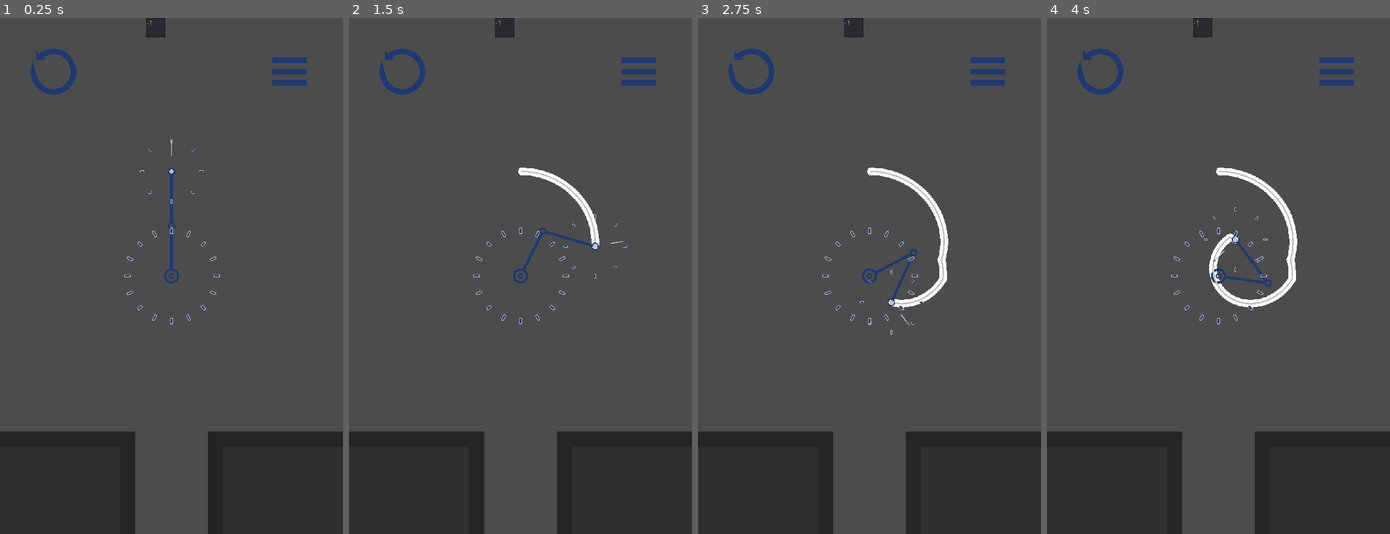
Above: before the commit, frames 1-4 (left to right).
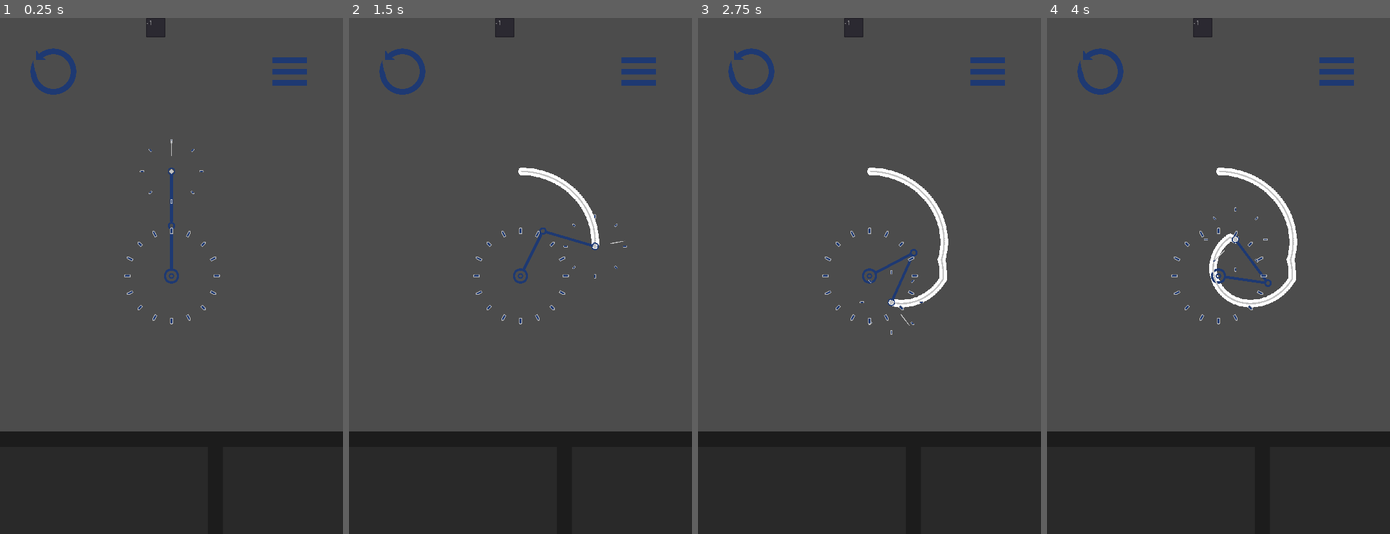
Above: after the commit, the same moments.

Repository: Synaxin/Pendulous
Game: Godot game, scene res://scenes/PendulumWrite.tscn
Two runs of this game, one before a commit and one after it. Both use one fixed random seed, a clock stepped at 60 frames per second and the inputs below. This scene is started directly instead of the project's main scene.
Inputs (mouse positions are in pixels of both pictures, inside the frame that each line leads up to):
- Up to frame 1 (0.25 s): no input
- Up to frame 2 (1.5 s): tap Enter (Write) at 0.5, 0.6, 1.35 s; move the mouse to (595, 250) at 0.52 s; hold D (rotate_right) 0.53-1.28 s; click (595, 250) at 0.67 s; move the mouse to (451, 301) at 1.27 s; hold A (rotate_left) from 1.28 s (still down)
- Up to frame 3 (2.75 s): move the mouse to (903, 162) at 2.02 s; release A (rotate_left) at 2.03 s; hold D (rotate_right) from 2.03 s (still down); tap Enter (Write) at 2.1 s
- Up to frame 4 (4 s): move the mouse to (1201, 379) at 2.77 s; tap Enter (Write) at 2.85, 3.6 s; click (1201, 379) at 2.92 s; move the mouse to (1321, 353) at 3.52 s; release D (rotate_right) at 3.53 s; hold A (rotate_left) from 3.53 s (still down)

The runs differ from the first frame. In frame 1, 4.2% of the frame differs, in the area x 39-61%, y 80-100%; in frame 2, 4.2%; in frame 3, 4.2%; in frame 4, 4.2%.

Commit message:
Add files via upload

Diff:
--- /dev/null
+++ b/scenes/assets/CompleteMenu.tscn
@@ -0,0 +1,192 @@
+[gd_scene load_steps=11 format=2]
+
+[ext_resource path="res://art/UI/Play_Button.png" type="Texture" id=1]
+[ext_resource path="res://OpenSans-VariableFont_wdth,wght.ttf" type="DynamicFontData" id=2]
+[ext_resource path="res://LevelSelect.tres" type="StyleBox" id=3]
+[ext_resource path="res://scripts/CompleteMenu.gd" type="Script" id=4]
+[ext_resource path="res://art/UI/Play_Button_Lock.png" type="Texture" id=5]
+[ext_resource path="res://art/UI/DisplayButton.png" type="Texture" id=6]
+
+[sub_resource type="Theme" id=1]
+/fonts/v = null
+
+[sub_resource type="DynamicFont" id=2]
+size = 60
+outline_size = 2
+use_filter = true
+font_data = ExtResource( 2 )
+
+[sub_resource type="DynamicFont" id=4]
+size = 30
+outline_size = 1
+use_filter = true
+font_data = ExtResource( 2 )
+
+[sub_resource type="DynamicFont" id=3]
+size = 30
+outline_size = 1
+outline_color = Color( 0.878431, 0.52549, 0, 1 )
+use_filter = true
+font_data = ExtResource( 2 )
+
+[node name="CompleteMenu" type="Control"]
+anchor_left = 0.5
+anchor_top = 0.5
+anchor_right = 0.5
+anchor_bottom = 0.5
+margin_left = -360.0
+margin_top = -540.0
+margin_right = 360.0
+margin_bottom = 540.0
+script = ExtResource( 4 )
+
+[node name="CanvasLayer" type="CanvasLayer" parent="."]
+layer = 9
+visible = false
+
+[node name="Panel" type="Panel" parent="CanvasLayer"]
+anchor_left = 0.5
+anchor_top = 0.5
+anchor_right = 0.5
+anchor_bottom = 0.5
+margin_left = -270.0
+margin_top = -405.0
+margin_right = 450.0
+margin_bottom = 675.0
+rect_scale = Vector2( 0.75, 0.75 )
+custom_styles/panel = ExtResource( 3 )
+
+[node name="DisplayButton" type="TouchScreenButton" parent="CanvasLayer/Panel"]
+position = Vector2( 104, 150 )
+z_index = 10
+normal = ExtResource( 1 )
+
+[node name="Text" type="Label" parent="CanvasLayer/Panel/DisplayButton"]
+margin_right = 512.0
+margin_bottom = 128.0
+theme = SubResource( 1 )
+custom_colors/font_color = Color( 0.803922, 0.803922, 0.803922, 1 )
+custom_colors/font_outline_modulate = Color( 0.803922, 0.803922, 0.803922, 1 )
+custom_colors/font_color_shadow = Color( 0.803922, 0.803922, 0.803922, 1 )
+custom_fonts/font = SubResource( 2 )
+text = "View Drawing"
+align = 1
+valign = 1
+
+[node name="NextLevelButton" type="TouchScreenButton" parent="CanvasLayer/Panel"]
+position = Vector2( 104, 375 )
+z_index = 10
+normal = ExtResource( 1 )
+
+[node name="Text" type="Label" parent="CanvasLayer/Panel/NextLevelButton"]
+margin_right = 512.0
+margin_bottom = 128.0
+theme = SubResource( 1 )
+custom_colors/font_color = Color( 0.803922, 0.803922, 0.803922, 1 )
+custom_colors/font_outline_modulate = Color( 0.803922, 0.803922, 0.803922, 1 )
+custom_colors/font_color_shadow = Color( 0.803922, 0.803922, 0.803922, 1 )
+custom_fonts/font = SubResource( 2 )
+text = "Next Level"
+align = 1
+valign = 1
+
+[node name="Lock" type="Sprite" parent="CanvasLayer/Panel/NextLevelButton"]
+position = Vector2( 0, -0.333313 )
+texture = ExtResource( 5 )
+offset = Vector2( 256, 64 )
+
+[node name="RetryButton" type="TouchScreenButton" parent="CanvasLayer/Panel"]
+position = Vector2( 104, 600 )
+z_index = 10
+normal = ExtResource( 1 )
+
+[node name="Text" type="Label" parent="CanvasLayer/Panel/RetryButton"]
+margin_right = 512.0
+margin_bottom = 128.0
+theme = SubResource( 1 )
+custom_colors/font_color = Color( 0.803922, 0.803922, 0.803922, 1 )
+custom_colors/font_outline_modulate = Color( 0.803922, 0.803922, 0.803922, 1 )
+custom_colors/font_color_shadow = Color( 0.803922, 0.803922, 0.803922, 1 )
+custom_fonts/font = SubResource( 2 )
+text = "Retry"
+align = 1
+valign = 1
+
+[node name="LevelSelectButton" type="TouchScreenButton" parent="CanvasLayer/Panel"]
+position = Vector2( 104, 825 )
+z_index = 10
+normal = ExtResource( 1 )
+
+[node name="Text" type="Label" parent="CanvasLayer/Panel/LevelSelectButton"]
+margin_right = 512.0
+margin_bottom = 128.0
+theme = SubResource( 1 )
+custom_colors/font_color = Color( 0.803922, 0.803922, 0.803922, 1 )
+custom_colors/font_outline_modulate = Color( 0.803922, 0.803922, 0.803922, 1 )
+custom_colors/font_color_shadow = Color( 0.803922, 0.803922, 0.803922, 1 )
+custom_fonts/font = SubResource( 2 )
+text = "Level Select"
+align = 1
+valign = 1
+
+[node name="AccuracyText" type="Label" parent="CanvasLayer/Panel"]
+margin_left = 104.0
+margin_right = 616.0
+margin_bottom = 128.0
+theme = SubResource( 1 )
+custom_colors/font_color = Color( 0.803922, 0.803922, 0.803922, 1 )
+custom_colors/font_outline_modulate = Color( 0.803922, 0.803922, 0.803922, 1 )
+custom_colors/font_color_shadow = Color( 0.803922, 0.803922, 0.803922, 1 )
+custom_fonts/font = SubResource( 2 )
+text = "Accuracy: 100"
+align = 1
+valign = 1
+
+[node name="NextLevelText" type="Label" parent="CanvasLayer/Panel"]
+margin_left = 56.0
+margin_top = 261.333
+margin_right = 656.0
+margin_bottom = 389.333
+theme = SubResource( 1 )
+custom_colors/font_color = Color( 0.803922, 0.803922, 0.803922, 1 )
+custom_colors/font_outline_modulate = Color( 0.803922, 0.803922, 0.803922, 1 )
+custom_colors/font_color_shadow = Color( 0.803922, 0.803922, 0.803922, 1 )
+custom_fonts/font = SubResource( 4 )
+text = "Reach 70 Accuracy to unlock the next level!"
+align = 1
+valign = 1
+
+[node name="NoNextLevelText" type="Label" parent="CanvasLayer/Panel"]
+visible = false
+margin_left = 56.0
+margin_top = 261.333
+margin_right = 656.0
+margin_bottom = 389.333
+theme = SubResource( 1 )
+custom_colors/font_color = Color( 0.803922, 0.803922, 0.803922, 1 )
+custom_colors/font_outline_modulate = Color( 0.803922, 0.803922, 0.803922, 1 )
+custom_colors/font_color_shadow = Color( 0.803922, 0.803922, 0.803922, 1 )
+custom_fonts/font = SubResource( 4 )
+text = "Reached the end of the levels!"
+align = 1
+valign = 1
+
+[node name="PraiseText" type="Label" parent="CanvasLayer/Panel"]
+margin_left = 370.667
+margin_top = 46.6667
+margin_right = 882.667
+margin_bottom = 174.667
+theme = SubResource( 1 )
+custom_colors/font_color = Color( 0.803922, 0.803922, 0.803922, 1 )
+custom_colors/font_outline_modulate = Color( 0.803922, 0.803922, 0.803922, 1 )
+custom_colors/font_color_shadow = Color( 0.803922, 0.803922, 0.803922, 1 )
+custom_fonts/font = SubResource( 3 )
+text = "New Best!"
+align = 1
+valign = 1
+
+[node name="DisplayingButton" type="TouchScreenButton" parent="."]
+visible = false
+position = Vector2( -2290, -2062 )
+scale = Vector2( 10, 10 )
+normal = ExtResource( 6 )
--- a/scenes/assets/LevelInfo.gd
+++ b/scenes/assets/LevelInfo.gd
@@ -7,8 +7,11 @@
 export var base_rotation = 180
 export var hinge_rotation = 0
 
-export(StreamTexture) var overlay
-export(StreamTexture) var reference
+export var overlay = "res:///art/Levels/Overlays/"
+export var reference = "res:///art/Levels/References/"
+
+var overlay_file = null
+var ref_file = null
 
 # Declare member variables here. Examples:
 # var a = 2
@@ -20,6 +23,7 @@
 
 	pass # Replace with function body.
 
+
 func _get_arm_info():
 	return Vector2(base_length, hinge_length)
 
@@ -30,10 +34,14 @@
 	return Vector2(base_rotation, hinge_rotation)
 
 func _get_overlay():
-	return overlay
+	if overlay_file == null:
+		overlay_file = load(overlay)
+	return overlay_file
 
 func _get_reference():
-	return reference.get_data()
+	if ref_file == null:
+		ref_file = load(reference)
+	return ref_file.get_data()
 
 func _set_scene(base_len, hinge_len, num_rot, rot_dir, base_rot, hinge_rot, over_path, ref_path):
 	base_length = base_len
@@ -42,8 +50,8 @@
 	rotation_direction = rot_dir
 	base_rotation = base_rot
 	hinge_rotation = hinge_rot
-	overlay = load(over_path)
-	reference = load(ref_path)
+	overlay = over_path
+	reference = ref_path
 
 
 # Called every frame. 'delta' is the elapsed time since the previous frame.
--- a/scenes/assets/Levels/Level1.tscn
+++ b/scenes/assets/Levels/Level1.tscn
@@ -1,16 +1,8 @@
-[gd_scene load_steps=4 format=2]
+[gd_scene load_steps=2 format=2]
 
-[ext_resource path="res://art/Levels/Overlays/Level1Overlay.png" type="Texture" id=1]
-[ext_resource path="res://art/Levels/References/Level1Reference.png" type="Texture" id=2]
 [ext_resource path="res://scenes/assets/LevelInfo.gd" type="Script" id=3]
 
 [node name="Level" type="Node2D"]
 script = ExtResource( 3 )
-base_length = 5
-hinge_length = 7
-num_rotations = 1.002
-rotation_direction = 1
-base_rotation = 180
-hinge_rotation = 0
-overlay = ExtResource( 1 )
-reference = ExtResource( 2 )
+overlay = "res:///art/Levels/Overlays/Level1Overlay.png"
+reference = "res:///art/Levels/References/Level1Reference.png"
--- a/scenes/assets/Levels/Level2.tscn
+++ b/scenes/assets/Levels/Level2.tscn
@@ -1,10 +1,8 @@
-[gd_scene load_steps=4 format=2]
+[gd_scene load_steps=2 format=2]
 
 [ext_resource path="res://scenes/assets/LevelInfo.gd" type="Script" id=1]
-[ext_resource path="res://art/Levels/Overlays/Level2Overlay.png" type="Texture" id=2]
-[ext_resource path="res://art/Levels/References/Level2Reference.png" type="Texture" id=3]
 
-[node name="@Level@28976" type="Node2D"]
+[node name="Level" type="Node2D"]
 script = ExtResource( 1 )
 base_length = 5
 hinge_length = 7
@@ -12,5 +10,5 @@
 rotation_direction = 1
 base_rotation = 180
 hinge_rotation = 0
-overlay = ExtResource( 2 )
-reference = ExtResource( 3 )
+overlay = "res:///art/Levels/Overlays/Level2Overlay.png"
+reference = "res:///art/Levels/References/Level2Reference.png"
--- a/scenes/assets/Levels/Level3.tscn
+++ b/scenes/assets/Levels/Level3.tscn
@@ -1,16 +1,8 @@
-[gd_scene load_steps=4 format=2]
+[gd_scene load_steps=2 format=2]
 
 [ext_resource path="res://scenes/assets/LevelInfo.gd" type="Script" id=1]
-[ext_resource path="res://art/Levels/Overlays/Level3Overlay.png" type="Texture" id=2]
-[ext_resource path="res://art/Levels/References/Level3Reference.png" type="Texture" id=3]
 
 [node name="Level" type="Node2D"]
 script = ExtResource( 1 )
-base_length = 5
-hinge_length = 7
-num_rotations = 1.002
-rotation_direction = 1
-base_rotation = 180
-hinge_rotation = 0
-overlay = ExtResource( 2 )
-reference = ExtResource( 3 )
+overlay = "res:///art/Levels/Overlays/Level3Overlay.png"
+reference = "res:///art/Levels/References/Level3Reference.png"
--- /dev/null
+++ b/scenes/assets/Levels/Level5.tscn
@@ -0,0 +1,14 @@
+[gd_scene load_steps=2 format=2]
+
+[ext_resource path="res://scenes/assets/LevelInfo.gd" type="Script" id=1]
+
+[node name="Level" type="Node2D"]
+script = ExtResource( 1 )
+base_length = 5
+hinge_length = 7
+num_rotations = 1.002
+rotation_direction = 1
+base_rotation = 180
+hinge_rotation = 0
+overlay = "res:///art/Levels/Overlays/Level5Overlay.png"
+reference = "res:///art/Levels/References/Level5Reference.png"
--- /dev/null
+++ b/scenes/assets/Levels/Level6.tscn
@@ -0,0 +1,14 @@
+[gd_scene load_steps=2 format=2]
+
+[ext_resource path="res://scenes/assets/LevelInfo.gd" type="Script" id=1]
+
+[node name="@Level@18895" type="Node2D"]
+script = ExtResource( 1 )
+base_length = 5
+hinge_length = 7
+num_rotations = 1.002
+rotation_direction = 1
+base_rotation = 180
+hinge_rotation = 0
+overlay = "res:///art/Levels/Overlays/Level6Overlay.png"
+reference = "res:///art/Levels/References/Level6Reference.png"
Binary file changed: art/Levels/Overlays/Level2Overlay.png
Binary file changed: art/Levels/Overlays/Level4Overlay.png
Binary file added: art/Levels/Overlays/Level5Overlay.png
Not shown, added: art/Levels/Overlays/Level5Overlay.png.import
Binary file added: art/Levels/Overlays/Level6Overlay.png
Not shown, added: art/Levels/Overlays/Level6Overlay.png.import
Binary file added: art/Levels/Overlays/Level7Overlay.png
Not shown, added: art/Levels/Overlays/Level7Overlay.png.import
Binary file added: art/Levels/Overlays/Level8Overlay.png
Not shown, added: art/Levels/Overlays/Level8Overlay.png.import
Binary file changed: art/Levels/References/Level2Reference.png
Binary file changed: art/Levels/References/Level4Reference.png
(and 26 more such lines)
